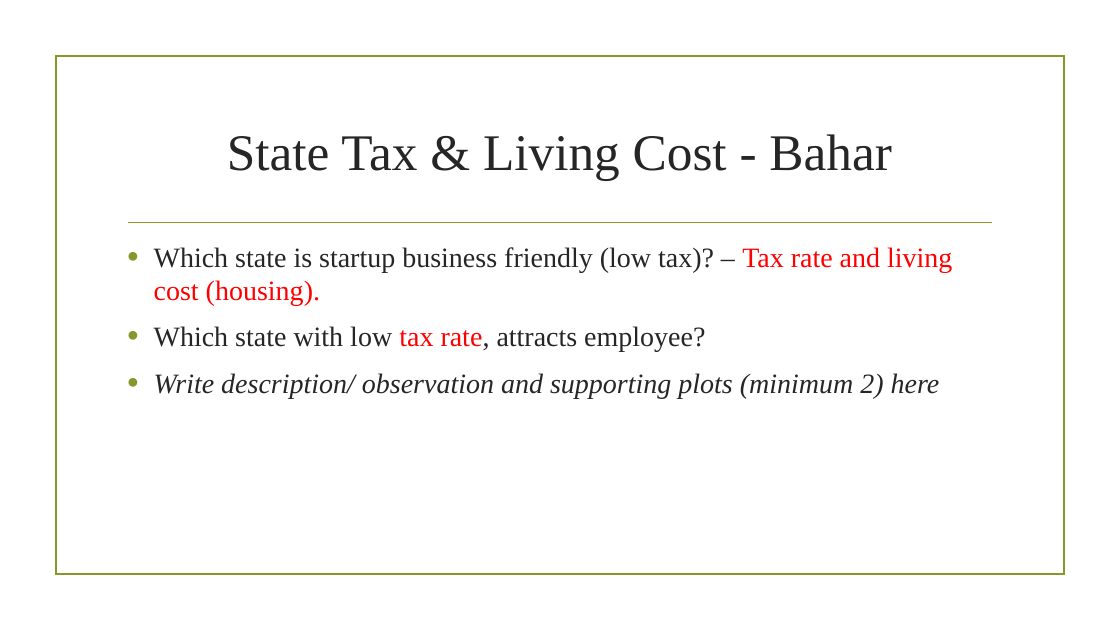
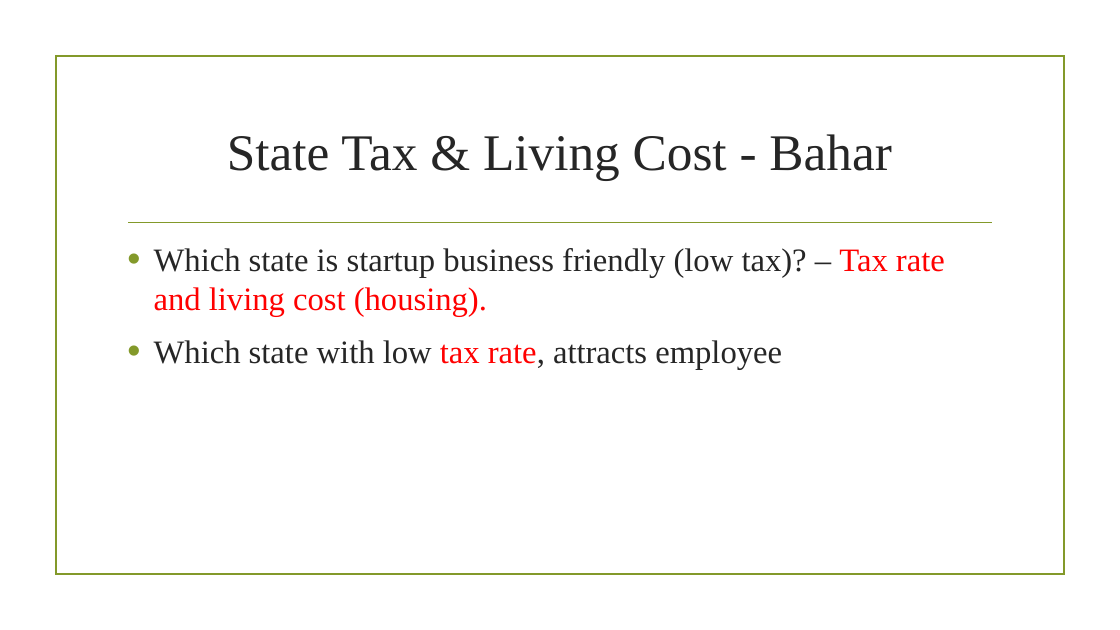
Before and after one commit to prakashbalasubramaniam/The_Incredible_Quad, a slide deck: slide 10 of Working_Presentation.pptx. Drawn at 1120x630 pixels with LibreOffice and Linux fonts; fonts in the diff are those of the drawing; background and template pictures are left out. Boxes give left, top, right and bottom in pixels: in the first picture for what was removed or moved away, otherwise in the second. Text is boxed around its words. In the diff, an @@ line names an element or a change of style, - is before the commit and + after.

```diff
--- a/Working_Presentation.pptx
+++ b/Working_Presentation.pptx
@@ text at (154, 248, 945, 317): size 24 to 28 pt in "Which state is startup business friendly (low ..." @@
@@ text at (154, 340, 782, 370): text changed; size 24 to 28 pt; italic off @@
-• Which state with low tax rate, attracts employee?
-• Write description/ observation and supporting plots (minimum 2) here
+• Which state with low tax rate, attracts employee
```
Also in this commit, not shown: 2 slides added.
